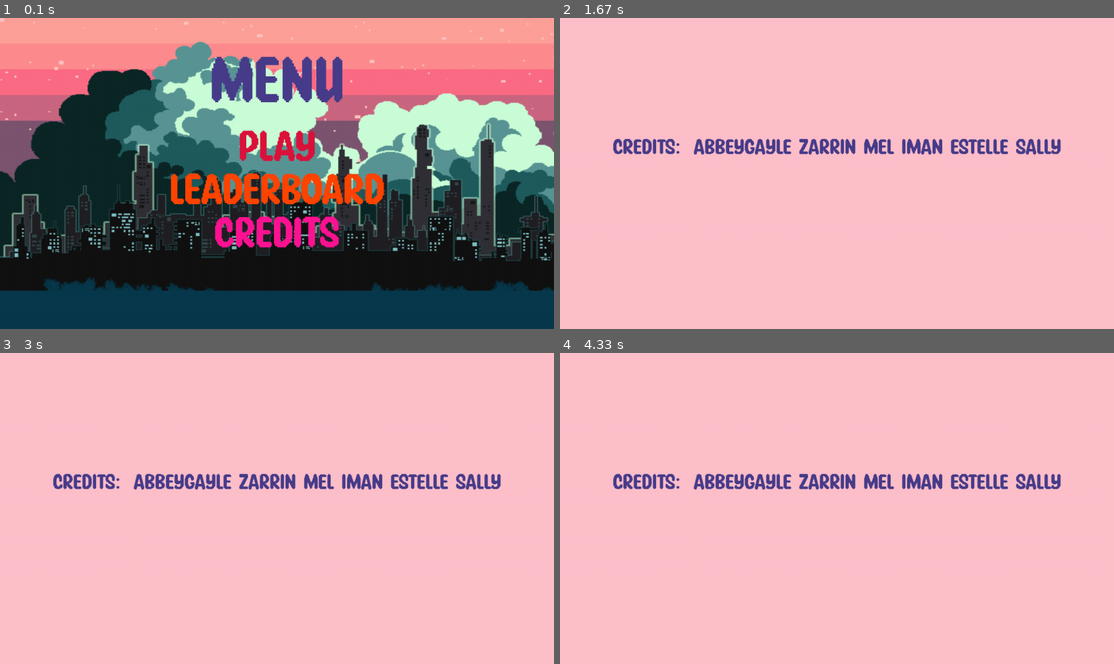
Above: before the commit, frames 1-4 (two rows, left to right).
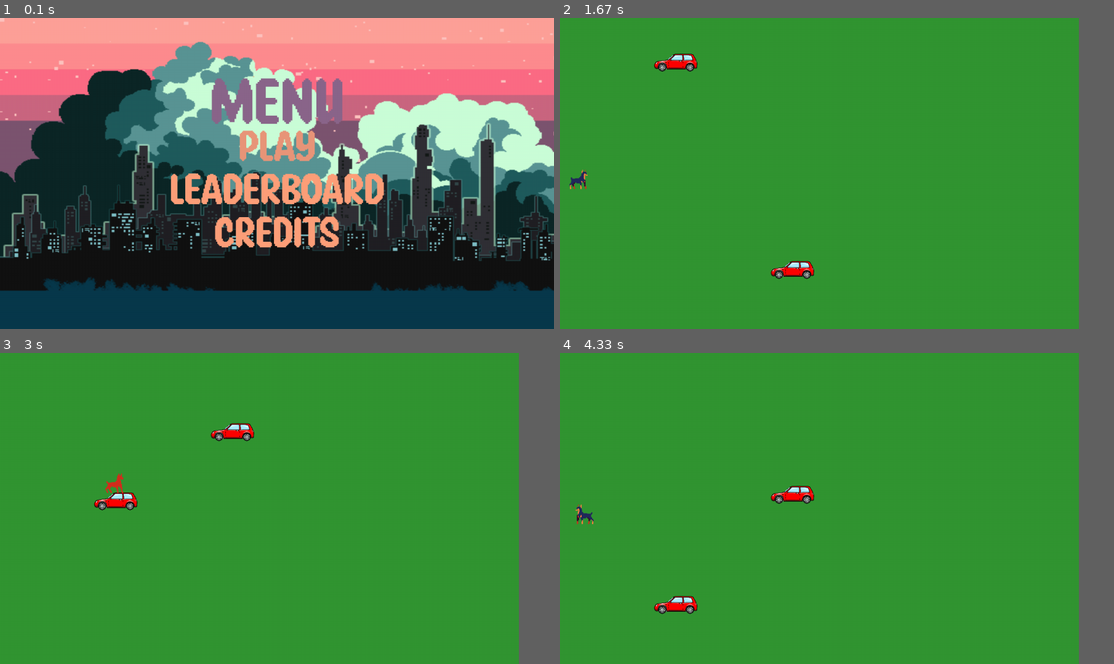
Above: after the commit, the same moments.

Repository: baby-sal/dogtective
Game: pygame game, started from user_interface/menu.py
The game is run twice, just before and just after one commit, with the same random seed, the same clock (stepped at 60 frames per second) and the same inputs.
Inputs (mouse positions are in pixels of both pictures, inside the frame that each line leads up to):
- Up to frame 1 (0.1 s): no input
- Up to frame 2 (1.67 s): click "CREDITS" at 0.38 s; click (1080, 39) at 0.88 s, where only the run after the commit has a clickable "go back"; click (837, 148) at 1.38 s, where only the run after the commit has a clickable "play"
- Up to frame 3 (3 s): hold Right 1.67-2.13 s; move the mouse to (260, 530) at 1.7 s; hold Up 2.17-2.47 s; hold Right 2.5-2.97 s
- Up to frame 4 (4.33 s): hold Left 3-3.53 s; hold Down 3.57-3.87 s; hold Left 3.9-4.3 s
In our replay, in frame 2 the window is 900x506 before the commit and 843x506 after it. These sizes can differ from the game's own. Grey fills any space a smaller window leaves; there, only what the larger window draws over its background counts as a difference.

The runs differ from the first frame. In frame 1, 8.5% of the frame differs, in the area x 30-70%, y 12-74%; in frame 2, 94%; in frame 3, 94%, in the area x 0-94%, y 0-100%; in frame 4, 94%.

Commit message:
Changed background, removed unwanted code from Button class and created go back button.

Diff:
--- a/logic/components/button.py
+++ b/logic/components/button.py
@@ -1,11 +1,10 @@
 class Button:
-	def __init__(self, image, pos_x, pos_y, font, colour, click_colour, text_in):
+	def __init__(self, image, pos_x, pos_y, font, colour, text_in):
 		self.image = image
 		self.pos_x = pos_x
 		self.pos_y = pos_y
 		self.font = font
 		self.colour = colour
-		self.click_colour = click_colour
 		self.text_in = text_in
 		self.text = self.font.render(self.text_in, True, self.colour)
 		if self.image is None:
@@ -22,9 +21,3 @@
 		if pos[0] in range(self.rect.left, self.rect.right) and pos[1] in range(self.rect.top, self.rect.bottom):
 			return True
 		return False
-	#
-	# def click_colour(self,pos):
-	# 	if pos[0] in range(self.rect.left, self.rect.right) and pos[1] in range(self.rect.top, self.rect.bottom):
-	# 		self.text = self.font.render(self.text, True, self.click_colour)
-	# 	else:
-	# 		self.text = self.font.render(self.text, True, self.colour)
--- a/user_interface/menu.py
+++ b/user_interface/menu.py
@@ -9,7 +9,6 @@
 pygame.display.set_caption("Dogtective: Main Menu")
 background = pygame.image.load("/Users/sallydavies/Desktop/PycharmProjects/CFGDegree-GroupProjectTeam5/logic/assets/images/menu/city_backgroud.png").convert()
 background = pygame.transform.smoothscale(background, display.get_size())
-
 
 def pixel_font(size):
     return pygame.font.Font("/Users/sallydavies/Desktop/PycharmProjects/CFGDegree-GroupProjectTeam5/logic/assets/StayPixelRegular.ttf", size)
@@ -32,20 +31,39 @@
 def credit_screen():
     while True:
         pygame.display.set_caption("Dogtective: Credits")
-        credits_mouse_pos = pygame.mouse.get_pos()
+        mouse_pos_credits = pygame.mouse.get_pos()
 
         display.fill("pink")
+        bg = pygame.transform.smoothscale((pygame.image.load("/Users/sallydavies/Desktop/PycharmProjects/CFGDegree-GroupProjectTeam5/logic/assets/images/menu/urban-landscape-background-Preview.png").convert()), display.get_size())
+        display.blit(bg, (0, 0))
 
-        text_credits = pixel_font(50).render("CREDITS: \nAbbeygayle\nZarrin\nMel\nIman\nEstelle\nSally", True, "darkslateblue")
+        text_title = pixel_font(150).render("CREDITS:", True, "orange")
+        rect_title = text_title.get_rect(center=(640, 100))
 
+        text_credits = pixel_font(50).render("\nAbbeygayle Potts - Project Lead \nEstelle Walford - Programmer \nIman Abdelgani- UI/UX \nMel Clarke- Testing \nSally Davies- UI/UX \nZarrin Rahman - Project Lead", True, "crimson")
         rect_credits = text_credits.get_rect(center=(640, 300))
 
-        display.blit(text_credits,rect_credits)
+        text_sound = pixel_font(50).render(
+            "with special thanks to:\nAhmed Abdi - Sound Engineering & Design",
+            True, "darkblue")
+        rect_sound = text_credits.get_rect(center=(640, 720))
+
+        display.blit(text_title,rect_title)
+        display.blit(text_credits, rect_credits)
+        display.blit(text_sound, rect_sound)
+
+        button_go_back = Button(image = None, pos_x = 1200, pos_y = 50, font=pixel_font(40),
+         colour="purple4", text_in="go back")
+
+        button_go_back.update_button(display)
 
         for event in pygame.event.get():
             if event.type == pygame.QUIT:
                 pygame.quit()
                 sys.exit()
+            if event.type == pygame.MOUSEBUTTONDOWN:
+                if button_go_back.check_input(mouse_pos_credits):
+                    menu()
 
         pygame.display.update()
 
@@ -55,16 +73,20 @@
 
         mouse_pos_menu = pygame.mouse.get_pos()
 
-        text_menu = pixel_font(150).render("MENU", True, "darkslateblue")
-        rect_menu = text_menu.get_rect(center=(640,150))
-        # dog_pic =
+        text_menu = pixel_font(150).render("MENU", True, "plum4")
+        rect_menu = text_menu.get_rect(center=(640,200))
+
+        """trying to put the dog on the menu screen"""
+
+        # dog_pic = pygame.image.load("/Users/sallydavies/Desktop/PycharmProjects/CFGDegree-GroupProjectTeam5/logic/assets/images/characters/doctective_image/doctective_image.jpeg").convert()
+        # rect_dog = dog_pic.get_rect(bottomleft=(320,500))
 
         button_play = Button(image = None, pos_x = 640, pos_y = 300, font=pixel_font(100),
-         colour="crimson", click_colour="white", text_in="play")
+         colour="darksalmon", text_in="play")
         button_ldr = Button(image = None, pos_x = 640, pos_y = 400, font=pixel_font(100),
-         colour="orangered", click_colour="white", text_in="LEADERBOARD")
+         colour="lightsalmon", text_in="LEADERBOARD")
         button_credits = Button(image = None, pos_x = 640, pos_y = 500, font=pixel_font(100),
-         colour="deeppink", click_colour="white", text_in="CREDITS")
+         colour="lightsalmon", text_in="CREDITS")
 
 
         display.blit(text_menu, rect_menu)
Binary file added: logic/assets/images/menu/urban-landscape-background-Preview.png
